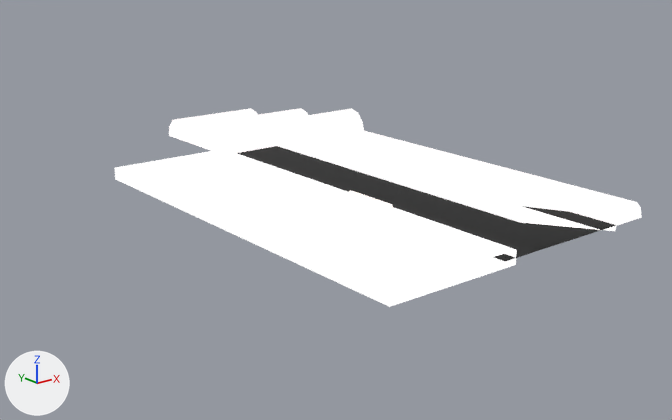
The COLLADA model FruitNinja/assets/door.dae: old version first, new version second.
One viewpoint serves both versions: a 50 mm lens placed at (-7.3, -6.17, 3.34), pointed at (0.22, 3.24, -0.42). Every picture has the same lights, and +X, +Y and +Z are marked at lower left.

The older version as bpy lines, for what is in view:
```python
ob_cube_009 = bpy.data.objects.new('Cube_009', me_cube_009)
ob_cube_009.location = (0.0, 0.0, 0.0)
ob_cube_012 = bpy.data.objects.new('Cube_012', me_cube_012)
ob_cube_012.location = (0.0, 0.0, 0.0)
ob_cube_013 = bpy.data.objects.new('Cube_013', me_cube_013)
ob_cube_013.location = (0.0, 0.0, 0.0)
ob_cube_014 = bpy.data.objects.new('Cube_014', me_cube_014)
ob_cube_014.location = (0.0, 0.0, 0.0)
ob_cube_015 = bpy.data.objects.new('Cube_015', me_cube_015)
ob_cube_015.location = (0.0, 0.0, 0.0)
ob_plane = bpy.data.objects.new('Plane', me_plane_001)
ob_plane.location = (0.0, 0.0, 0.07)
```
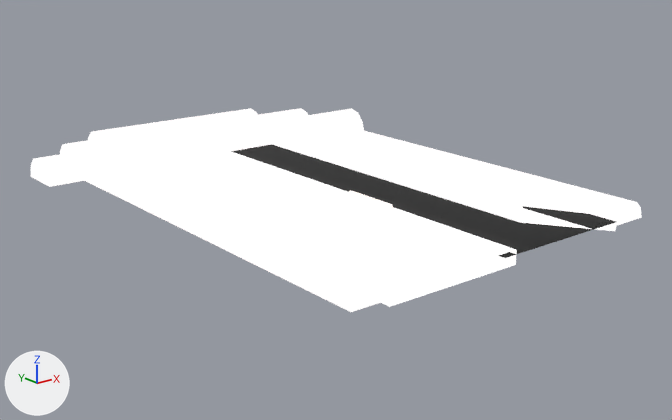
Commit message: stupid door

Where the change shows, as pixel boxes (x1, y1, x2, y2) in the pictures (672 x 420 px):
'Cube_015', reshaped (71% wider, 81% taller): before (317, 121, 642, 226); after (85, 121, 642, 312)
'Plane', moved: before (237, 146, 616, 261); after (231, 144, 616, 258)
'Cube_012', reshaped (105% wider, 74% taller): before (202, 108, 364, 153); after (31, 108, 364, 187)
'Cube_013', reshaped: before (184, 108, 308, 149); after (60, 108, 308, 154)
'Cube_014', reshaped: before (169, 108, 258, 143); after (88, 108, 258, 140)
part 1 of me_cube_012, added: after (31, 130, 224, 187)
part 2 of me_cube_013, added: after (60, 124, 201, 154)
part 3 of me_cube_014, added: after (88, 119, 184, 140)
part 4 of me_cube_015, added: after (85, 158, 392, 312)

The change, as a diff of the scene's bpy script:
```diff
--- a/FruitNinja/assets/door.dae.py
+++ b/FruitNinja/assets/door.dae.py
@@ me_cube_012 @@
 # used by ob_cube_012; location = (0.0, 0.0, 0.0)
-me_cube_012.from_pydata(...)  # 14 vertices, 19 faces; spans x 0.0..2.77, y 5.66..6.33, z -0.1..0.24
+me_cube_012.from_pydata(...)  # 21 vertices, 38 faces; spans x -2.77..2.77, y 5.66..6.33, z -0.1..0.24
+# me_cube_012 part 1
+# 7 new vertices lie (-2.77, 0.0, 0.0) away from vertices in x 0.0, y 5.66..6.33, z -0.1..0.24
+# 19 new faces join them
 me_cube_012.materials.append(mat_material)
@@ me_cube_013 @@
 # used by ob_cube_013; location = (0.0, 0.0, 0.0)
-me_cube_013.from_pydata(...)  # 14 vertices, 19 faces; spans x 0.0..2.11, y 6.22..6.89, z -0.1..0.24
+me_cube_013.from_pydata(...)  # 21 vertices, 38 faces; spans x -2.11..2.11, y 6.22..6.89, z -0.1..0.24
+# me_cube_013 part 2
+# 7 new vertices lie (-2.11, 0.0, 0.0) away from vertices in x 0.0, y 6.22..6.89, z -0.1..0.24
+# 19 new faces join them
 me_cube_013.materials.append(mat_material)
@@ me_cube_014 @@
 # used by ob_cube_014; location = (0.0, 0.0, 0.0)
-me_cube_014.from_pydata(...)  # 14 vertices, 19 faces; spans x 0.0..1.432, y 6.744..7.416, z -0.1..0.236
+me_cube_014.from_pydata(...)  # 21 vertices, 38 faces; spans x -1.432..1.432, y 6.744..7.416, z -0.1..0.236
+# me_cube_014 part 3
+# 7 new vertices lie (-1.432, 0.0, 0.0) away from vertices in x 0.0, y 6.744..7.416, z -0.1..0.236
+# 19 new faces join them
 me_cube_014.materials.append(mat_material)
@@ me_cube_015 @@
 me_cube_015.from_pydata(...)  # 14 vertices, 19 faces; spans x 1.77..2.27, y -0.1..5.89, z -0.1..0.15
 # used by ob_cube_015; location = (0.0, 0.0, 0.0)
+# me_cube_015 part 4: the loose piece of 14 vertices spanning x 1.77..2.27, y -0.1..5.89, z -0.1..0.15 is copied, and the copy is mirrored in x about the mesh origin; it spans x -2.27..-1.77, y -0.1..5.89, z -0.1..0.15
 me_cube_015.materials.append(mat_material)
@@ me_plane_001 @@
 me_plane_001.from_pydata(...)  # 4 vertices, 2 faces; spans x -0.18..1.82, y -0.1..5.9, z -0.16
 # used by ob_plane; location = (0.0, 0.0, 0.07)
+# me_plane_001 part 5: the whole mesh is moved by (0.0, 0.0, 0.11)
 me_plane_001.materials.append(mat_material_002)
@@ ob_plane @@
 ob_plane = bpy.data.objects.new('Plane', me_plane_001)
-ob_plane.location = (0.0, 0.0, 0.07)
+ob_plane.location = (0.0, 0.0, 0.0)
```
